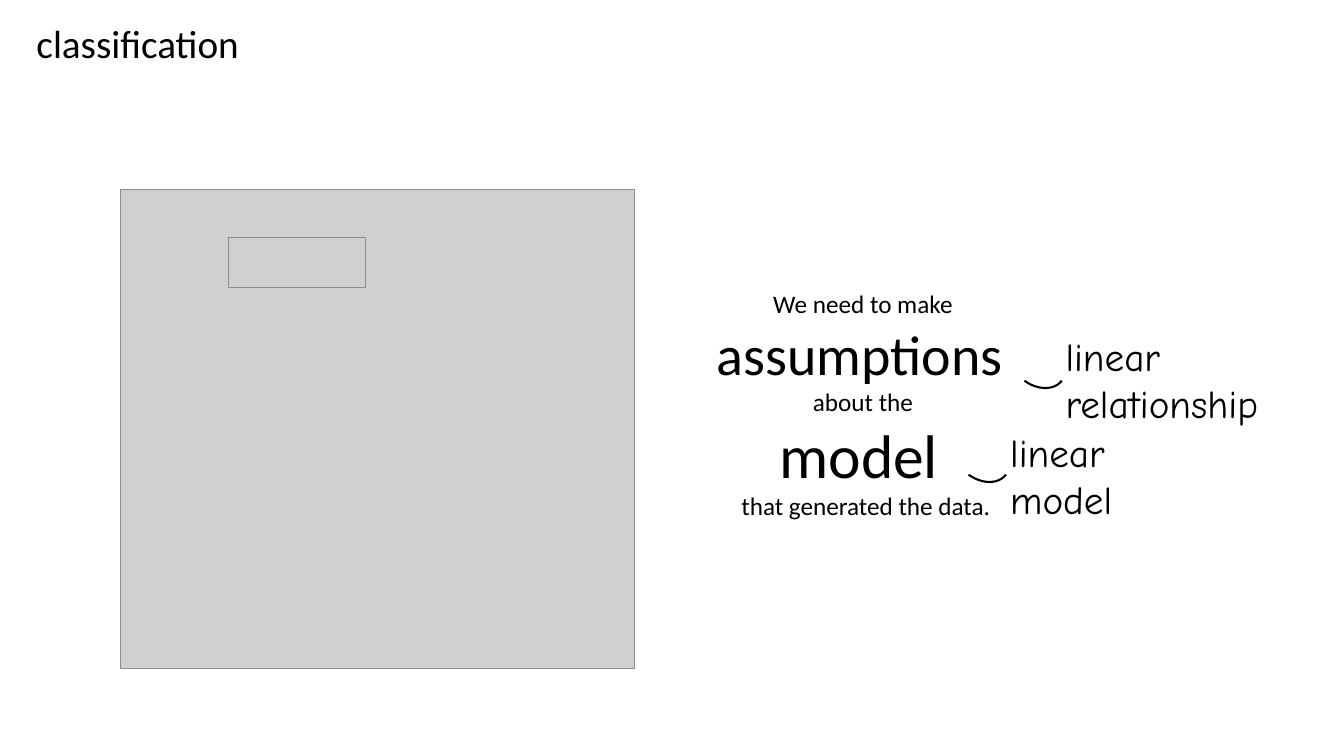
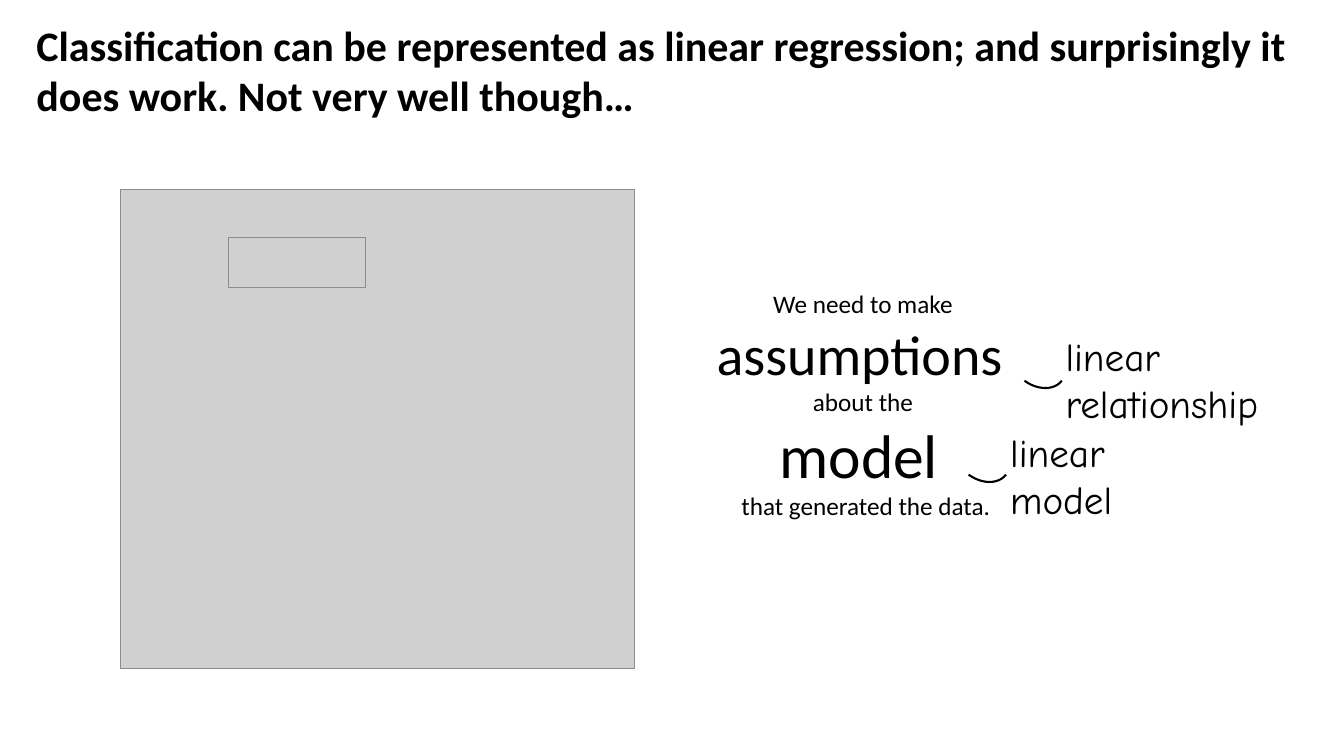
Before and after one commit to CompOmics/ML_AI_Analytical_Chemistry_Course, a slide deck: slide 2 of 01_Foundations/slides/1_3_logistic_regression.pptx. Drawn at 1344x756 pixels with LibreOffice and Linux fonts; fonts in the diff are those of the drawing; grey boxes stand for pictures. Boxes give left, top, right and bottom in pixels: in the first picture for what was removed or moved away, otherwise in the second. Text is boxed around its words. In the diff, an @@ line names an element or a change of style, - is before the commit and + after.

```diff
--- a/01_Foundations/slides/1_3_logistic_regression.pptx
+++ b/01_Foundations/slides/1_3_logistic_regression.pptx
@@ text at (36,31,1285,118): text changed; size 28 to 30 pt; bold on @@
-classification
+Classification can be represented as linear regression; and surprisingly it does work. Not very well though…
```
Also in this commit, not shown: 12 other slides changed, 26 other files.
